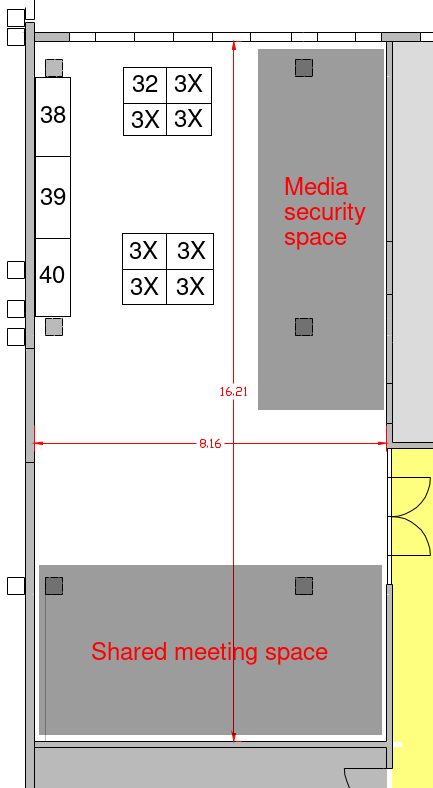
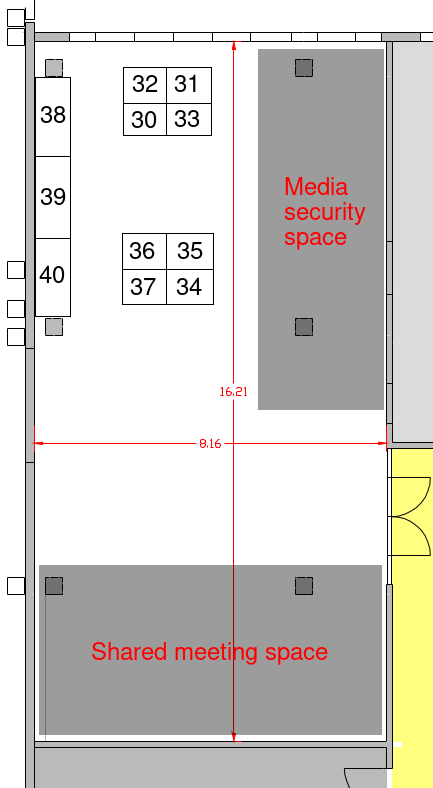
Revision of a layered 433 × 788 image; what changed, layer by layer:
renamed "3X #6" to "34", painted on it over [189, 277, 205, 295]
renamed "3X #5" to "37", painted on it over [143, 277, 159, 295]
renamed "3X #4" to "35", painted on it over [190, 241, 206, 259]
renamed "3X #3" to "36", painted on it over [142, 241, 158, 259]
renamed "3X #2" to "33", painted on it over [187, 109, 203, 127]
renamed "3X #1" to "30", painted on it over [144, 110, 160, 128]
renamed "3X" to "31", painted on it over [187, 74, 203, 92]
